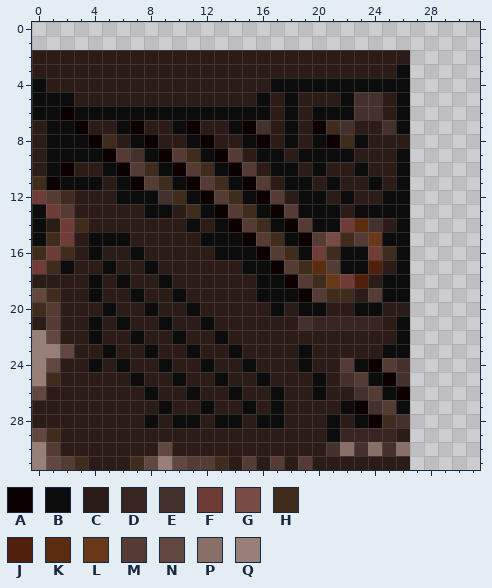
Pixel-art sprite -- Resources/Basebits/Ruins/XPZ_Hangar_S4_Civilian_2.png. Above is the file before it was changed.
The file is 32x32 pixels.
Palette (. is transparent): A #0c0000  B #0c0c0c  C #2c1c18  D #382420  E #44302c  F #703c38  G #784c44  H #402c1c  J #50200c  K #5c2c10  L #683818  M #543c34  N #604840  P #887068  Q #988078
Pixels before, first column x 0:
 2 CCCCCCCCCCCCCCCCCCCCCCCCCCC
 3 CCCCCCCCCCCCCCCCCCCCCCCCCCB
 4 BCCCCCCCCCCCCCCCCBBBBBBBBBB
 5 BBBCCCCCCCCCCCCCBCBCCCBEECB
 6 BBABBBBBBBBBBBBBBCBCBBBEECB
 7 CBBACCBACCBACCBAECBCAHECCEB
 8 CBBBAHCBACCBACCBACBCBAHBCCC
 9 CBBBBAMEBAMHBAMCBBCBBBBCCCB
10 CBACCBAMHBAMHBAMCBBCBCCBCCB
11 HABBBCBAMHBAMHBAMCBBCBCCBCB
12 FMHCCCBBBEHBAMHBAMCBBCBCCBB
13 BFMCCCCCBBCHBAMHBAMBBBCBBBB
14 BCFHCCCCCCCBCBAMHBAMBBFKECB
15 BHFCBBBCCCCCBBBAMHBAMGHMLBB
16 HFHCBCCBCCCCCBBBAMHBFHBBFHB
17 FHBCCBCCBCCCCCCBBAMHKMBBJCB
18 CCCCBCBCCBCCCCCCBBAMHLFJCBB
19 NHCCBCCBCCBCCCCCBBBAMHHCMBB
20 HMCCCBCCBCCBCCCCCBCBBCCBBCC
21 CMCCBCBCCBCCBCCCCCCEDDDDDCB
22 QNCCBCCBCCBCCBCCCCCCCCCCCCB
23 QQNCCBCCBCCBCCBCCCCBCCCCCBB
24 QNCCBCBCCBCCBCCBCCCBCCMBAME
25 QHCCCCCBCCBCCBCCBCCCBCEMBAE
26 NCCCCCCCBCCBCCBCCBCCBCCEMBA
27 CCCCCCCCCBCCBCCBCBCCCCBAEMB
28 CCCCCCCCBCBBCBBCBBCCCBCBAHE
29 NHCCCCCCCCCCCCCCCCCCCBDDDDC
30 QMCCCCCCCNCCCCCCCCCCCEPEPEP
31 QNMHCCCHNQNMMHCMCMCMCCCCCCC
The result:
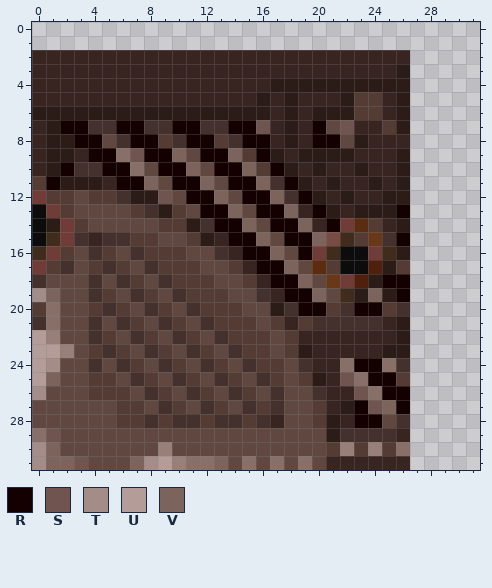
Colours new in this view: R #140000  S #705450  T #a48c88  U #b49c98  V #7c645c
Changes in this commit:
Changed rows in their new state; - is an unchanged pixel.
first column x 0:
 2 DDDDDDDDDDDDDDDDDDDDDDDDDDD
 3 DDDDDDDDDDDDDDDDDDDDDDDDDDC
 4 DDDDDDDDDDDDDDDDDCCCCCCCCCC
 5 DDDDDDDDDDDDDDDDCDCDDDCMMDC
 6 CCCCCCCCCCCCCCCCCDCDCCCMMDC
 7 DCRREERREERREERRSDCDRNSDDMC
 8 DCCRRNERRMERRMERRDCDRRNCDDD
 9 DCCDRRPSRRVNRRVMRCDCCCCDDDC
10 DCREERRPNRRVNRRVMRCDCDDCDDC
11 MRCCCDRRVNRRVNRRVERCDCDDCDC
12 --MNMMECCSNRRVNRRVERCDCDDCC
13 ---NNNNMECMNRRVNRRVDRCDCCCR
14 ---MNNNNNMMCERRVNRRVDR--MDC
15 ---EDEEMMNNMCDRRVNRRV----ER
16 --MNEMNEMMMNNEDRRVNR------C
17 -MENMEMNEMMMNNMDRRVN------M
18 ENNNENEMNEMMMNNMDRRVN----RR
19 TVNNEMNEMNEMMMNNEDRRVN--VCR
20 MPNNMEMNEMNEMMMNNCERRMERRME
21 EPNNENEMNEMNEMMMNMDMEEEEEDC
22 UQNNEMNEMNEMNEMMMNMDDDDDDDC
23 UUQNMEMNEMNEMNEMMNMCDDDDDCC
24 UTNNENEMNEMNEMNEMMNEDDPRRP-
25 UVNNMMNEMNEMNEMNEMNMCDSPRRM
26 TNNNMMMNEMNEMNEMNENNEDDSPRR
27 NNNNNNMMNEMNEMNEMENNMDCRSVR
28 NNNNNNMMEMEEMEEMEDNNMCDRRN-
29 PSNNNNNNNNNNNNNNNNNNNCEEEED
30 TVNNNNNNNQNNNNNNNNNNNMQMQM-
31 TVVSNNNVTUQPPVNPNPNPNDDDDDD
Boxes around the changes in both pictures, in picture pixels (x1, y1, x2, y2):
changed: (32, 50, 410, 470)
